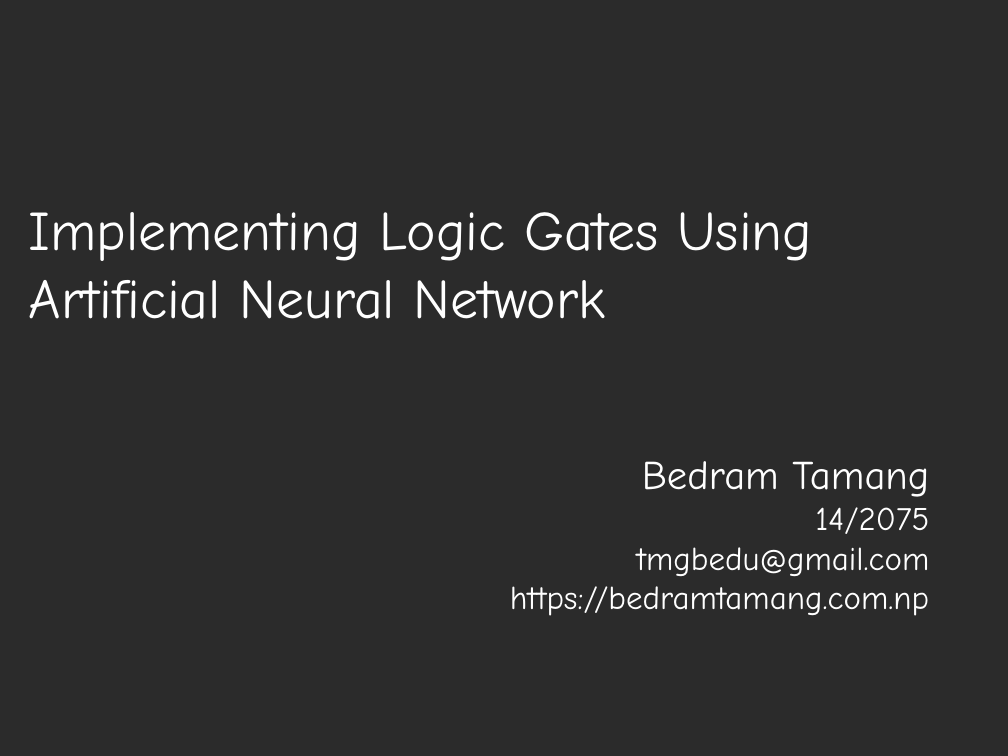
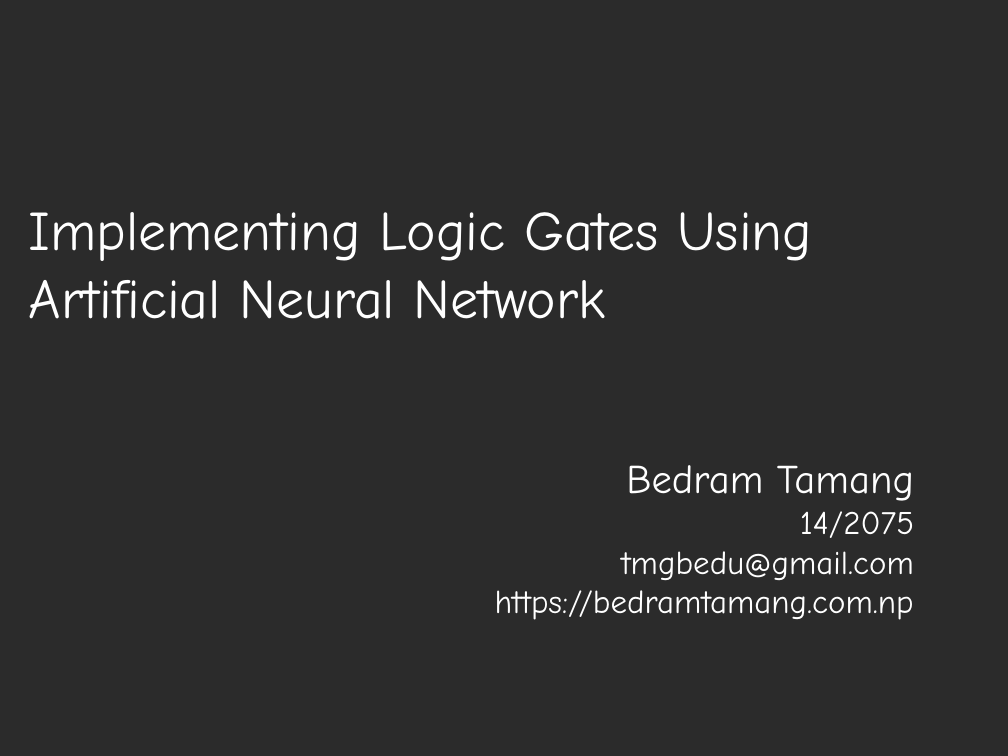
Before and after one commit to bedus-creation/MscCsIT, a slide deck: slide 1 of FirstSem/Seminar Report/Implemetation of Logic Gates.odp. Drawn at 1008x756 pixels with LibreOffice and Linux fonts; fonts in the diff are those of the drawing; background and template pictures are left out; a plain dark background stands for a picture behind light text. Boxes give left, top, right and bottom in pixels: in the first picture for what was removed or moved away, otherwise in the second. Text is boxed around its words. In the diff, an @@ line names an element or a change of style, - is before the commit and + after.

```diff
--- a/FirstSem/Seminar Report/Implemetation of Logic Gates.odp
+++ b/FirstSem/Seminar Report/Implemetation of Logic Gates.odp
@@ subtitle "Bedram Tamang" moved from (x1=510, y1=461, x2=930, y2=616) to (x1=495, y1=465, x2=914, y2=620) @@
```
Also in this commit, not shown: 5 other slides changed, 2 slides added, 2 slides removed, 22 other files.
